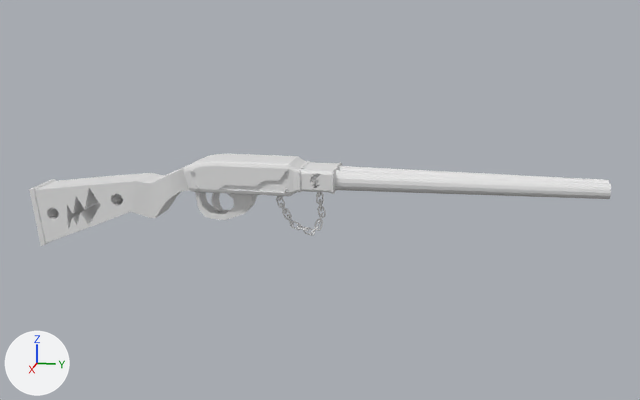
The glTF model Assets/Guns/Shotgun (1).glb: old version first, new version second.
Rendered twice from a 50 mm lens placed at (2.932, 0.519, 0.727), pointed at (-0.014, -0.07, -0.01). Arrows for +X, +Y and +Z are at lower left; the lights stay in place. Where no turn or scale is listed for an object, it has been applied to the vertices. Vertices at the same position are counted once.

The scene before the commit, as lines of its bpy script (objects in view):
```python
ob_c__segura = bpy.data.objects.new('C. SEGURA', me_cubo_016)
ob_c__segura.location = (0.0, -0.068, 0.02)
ob_corrente_001 = bpy.data.objects.new('corrente.001', me_cubo_021)
ob_corrente_001.location = (0.0, -0.208, -0.02)
ob_cubo = bpy.data.objects.new('Cubo', me_cubo_003)
ob_cubo.location = (0.001, -1.015, -0.094)
ob_cubo_006 = bpy.data.objects.new('Cubo.006', me_cubo_011)
ob_cubo_006.location = (0.003, -0.059, 0.075)
ob_cubo_006.rotation_euler = (3.142, 0.0, 0.0)  # degrees (180, 0, 0)
ob_cubo_006.scale = (-0.0925, -0.0612, -0.0612)
ob_cubo_010 = bpy.data.objects.new('Cubo.010', me_cubo_015)
ob_cubo_010.location = (0.003, -0.059, 0.075)
ob_cylinder_001 = bpy.data.objects.new('Cylinder.001', me_cylinder_002)
ob_cylinder_001.location = (0.033, 0.344, 0.075)
ob_cylinder_001.rotation_euler = (-1.571, 0.0, 0.0)  # degrees (-90, 0, 0)
ob_cylinder_001.scale = (-0.0375, -0.0375, -0.0375)
ob_parafuso_006 = bpy.data.objects.new('PARAfuso.006', me_circle_010)
ob_parafuso_006.location = (0.084, -0.498, 0.092)
ob_parafuso_006.rotation_euler = (0.0, -1.571, 0.0)  # degrees (0, -90, 0)
ob_parafuso_006.scale = (-0.00671, -0.00671, -0.0109)
ob_segurin = bpy.data.objects.new('segurin', me_cube_001)
ob_segurin.location = (0.001, -0.441, -0.032)
ob_segurin.rotation_euler = (0.0, -3.142, 0.0)  # degrees (0, -180, 0)
ob_segurin.scale = (-0.155, -0.155, -0.155)
```
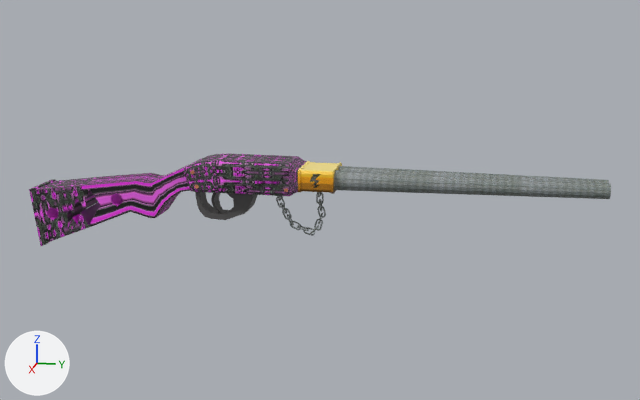
Diff of the bpy script that builds the scene:
```diff
--- a/Assets/Guns/Shotgun (1).glb.py
+++ b/Assets/Guns/Shotgun (1).glb.py
@@ me_cubo_003 @@
 me_cubo_003.from_pydata(...)  # 115 vertices, 238 faces; spans x -0.082..0.082, y -0.104..0.513, z -0.116..0.194
+# me_cubo_003 part 1: texture (UV) coordinates of 234 of 238 faces, centred in x -0.082..0.082, y -0.098..0.503, z -0.114..0.189, changed; they spanned u 0.0..0.88, v 0.0..0.75 and now span u -3.99..2.84, v -2.71..1.74
+me_cubo_003.materials.append(mat_material_009)  # picture img_pkg50009
@@ me_cubo_011 @@
 me_cubo_011.from_pydata(...)  # 150 vertices, 282 faces; spans x -0.88..0.88, y -7.8..-1.07, z -0.93..0.93
 # used by ob_cubo_006; location = (0.003, -0.059, 0.075); rotation_euler = (3.142, 0.0, 0.0), in degrees (180, 0, 0); scale = (-0.0925, -0.0612, -0.0612)
+# me_cubo_011 part 2: texture (UV) coordinates of 282 of 282 faces, centred in x -0.88..0.88, y -7.79..-1.16, z -0.93..0.93, changed; they spanned u 0.0..0.75, v 0.0..0.75 and now span u -4.14..4.86, v -3.47..2.94
+me_cubo_011.materials.append(mat_material_009)  # picture img_pkg50009
@@ me_cubo_015 @@
 me_cubo_015.from_pydata(...)  # 156 vertices, 286 faces; spans x -0.087..0.087, y -0.067..0.052, z -0.04..0.041
+me_cubo_015.materials.append(mat_material_019)  # picture img_014c
@@ me_cylinder_002 @@
 me_cylinder_002.from_pydata(...)  # 128 vertices, 244 faces; spans x -1.1..2.8, y -1.0..1.0, z -14.5..12.7
+me_cylinder_002.materials.append(mat_material_001)  # picture img_grate
@@ me_circle_010 @@
 me_circle_010.from_pydata(...)  # 52 vertices, 96 faces; spans x -1.0..1.0, y -1.0..1.0, z 0.0..0.53
+me_circle_010.materials.append(mat_material_002)  # picture img_sb140
@@ me_cube_001 @@
 me_cube_001.from_pydata(...)  # 149 vertices, 272 faces; spans x -0.278..0.278, y -0.907..0.438, z -0.358..0.335
+me_cube_001.materials.append(mat_material_005)  # dark grey #525151
@@ me_cubo_004 @@
 me_cubo_004.from_pydata(...)  # 160 vertices, 320 faces; spans x -0.0027..0.0027, y -0.0128..0.0128, z -0.0216..0.0216
+# me_cubo_004 part 3: texture (UV) coordinates of 316 of 320 faces, centred in x -0.0024..0.0024, y -0.0125..0.0125, z -0.0214..0.0214, changed; they spanned u 0.0..1.0, v 0.0..1.0 and now span u -4.21..2.45, v -1.65..3.61
+me_cubo_004.materials.append(mat_material_001)  # picture img_grate
@@ me_cubo_016 @@
 me_cubo_016.from_pydata(...)  # 160 vertices, 320 faces; spans x -0.0229..0.0229, y -0.0028..0.0028, z -0.0135..0.0135
+me_cubo_016.materials.append(mat_material_001)  # picture img_grate
@@ me_cubo_019 @@
 me_cubo_019.from_pydata(...)  # 160 vertices, 320 faces; spans x -0.0229..0.0229, y -0.0028..0.0028, z -0.0135..0.0135
+me_cubo_019.materials.append(mat_material_001)  # picture img_grate
@@ me_cubo_021 @@
 me_cubo_021.from_pydata(...)  # 160 vertices, 320 faces; spans x -0.0027..0.0027, y -0.0163..0.0163, z -0.0215..0.0215
+me_cubo_021.materials.append(mat_material_001)  # picture img_grate
@@ me_cubo_022 @@
 me_cubo_022.from_pydata(...)  # 160 vertices, 320 faces; spans x -0.0128..0.0128, y -0.0053..0.0053, z -0.0214..0.0214
+me_cubo_022.materials.append(mat_material_001)  # picture img_grate
@@ me_cubo_023 @@
 me_cubo_023.from_pydata(...)  # 160 vertices, 320 faces; spans x -0.0027..0.0027, y -0.0216..0.0216, z -0.0156..0.0156
+me_cubo_023.materials.append(mat_material_001)  # picture img_grate
@@ me_cubo_024 @@
 me_cubo_024.from_pydata(...)  # 160 vertices, 320 faces; spans x -0.0128..0.0128, y -0.0205..0.0205, z -0.0087..0.0087
+me_cubo_024.materials.append(mat_material_001)  # picture img_grate
@@ me_cubo_025 @@
 me_cubo_025.from_pydata(...)  # 160 vertices, 320 faces; spans x -0.0027..0.0027, y -0.0213..0.0213, z -0.017..0.017
+me_cubo_025.materials.append(mat_material_001)  # picture img_grate
@@ me_cubo_026 @@
 me_cubo_026.from_pydata(...)  # 160 vertices, 320 faces; spans x -0.0128..0.0128, y -0.0116..0.0116, z -0.0192..0.0192
+me_cubo_026.materials.append(mat_material_001)  # picture img_grate
@@ me_cubo_027 @@
 me_cubo_027.from_pydata(...)  # 160 vertices, 320 faces; spans x -0.0027..0.0027, y -0.017..0.017, z -0.0213..0.0213
+# me_cubo_027 part 4: texture (UV) coordinates of 308 of 320 faces, centred in x -0.0024..0.0024, y -0.0165..0.0165, z -0.0208..0.0208, changed; they spanned u 0.0..1.0, v 0.0..1.0 and now span u -2.61..1.67, v -2.61..3.61
+me_cubo_027.materials.append(mat_material_001)  # picture img_grate
@@ me_cubo_028 @@
 me_cubo_028.from_pydata(...)  # 160 vertices, 320 faces; spans x -0.0128..0.0128, y -0.0123..0.0123, z -0.0189..0.0189
+me_cubo_028.materials.append(mat_material_001)  # picture img_grate
@@ me_cubo_029 @@
 me_cubo_029.from_pydata(...)  # 160 vertices, 320 faces; spans x -0.0027..0.0027, y -0.0149..0.0149, z -0.0216..0.0216
+me_cubo_029.materials.append(mat_material_001)  # picture img_grate
@@ me_cubo_030 @@
 me_cubo_030.from_pydata(...)  # 160 vertices, 320 faces; spans x -0.0128..0.0128, y -0.0079..0.0079, z -0.0208..0.0208
+me_cubo_030.materials.append(mat_material_001)  # picture img_grate
@@ me_cubo_031 @@
 me_cubo_031.from_pydata(...)  # 160 vertices, 320 faces; spans x -0.0027..0.0027, y -0.0156..0.0156, z -0.0216..0.0216
+me_cubo_031.materials.append(mat_material_001)  # picture img_grate
@@ me_cubo_032 @@
 me_cubo_032.from_pydata(...)  # 160 vertices, 320 faces; spans x -0.0128..0.0128, y -0.016..0.016, z -0.0161..0.0161
+me_cubo_032.materials.append(mat_material_001)  # picture img_grate
```

Boxes [x1, y1, x2, y2] around the edits, measured in the pictures (640 x 400 px):
'Cubo', recoloured, surface changed: [29, 165, 190, 246] in both
'Cylinder.001', recoloured (white to grey): [311, 166, 611, 199] in both
'Cubo.006', recoloured, surface changed: [184, 154, 306, 196] in both
'segurin', recoloured (grey to black): [195, 192, 258, 220] in both
'Cubo.010', recoloured (white to yellow): [298, 161, 342, 194] in both
'corrente', recoloured, surface changed: [316, 193, 324, 204] in both
'corrente.009', recoloured, surface changed: [282, 208, 292, 220] in both
'corrente.011', recoloured: [317, 206, 326, 218] in both
'corrente.005', recoloured: [303, 227, 315, 236] in both
'corrente.001', recoloured: [276, 196, 285, 208] in both
'corrente.007', recoloured: [290, 221, 302, 230] in both
'corrente.013', recoloured: [314, 219, 323, 231] in both
'corrente.008', recoloured: [287, 214, 294, 226] in both
'corrente.006', recoloured: [297, 225, 309, 231] in both
'corrente.004', recoloured: [319, 199, 322, 211] in both
'corrente.010', recoloured: [280, 203, 287, 214] in both
'corrente.012', recoloured: [318, 213, 323, 224] in both
'corrente.014', recoloured: [310, 225, 319, 234] in both
'C. SEGURA', recoloured: [318, 192, 322, 197] in both
'C. SEGURA.001', recoloured: [278, 196, 283, 201] in both
'PARAfuso.006', recoloured: [190, 170, 194, 174] in both
